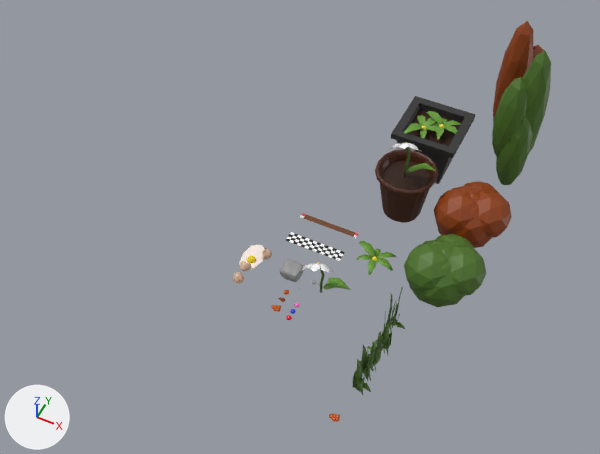
What one commit did to the Blender file art/environment.blend.
Rendered twice from a 50 mm lens placed at (83.2, -140.5, 202.1), pointed at (6.3, 13.4, 9.7). Lighting does not change. The marker at lower left points along +X, +Y and +Z.

Names of what the first picture shows: 'Cube.001', 'bush.001', 'bush.002', 'bush_long.001', 'bush_long.002', 'flower.002', 'grass_tuff.005', 'plant.001'.
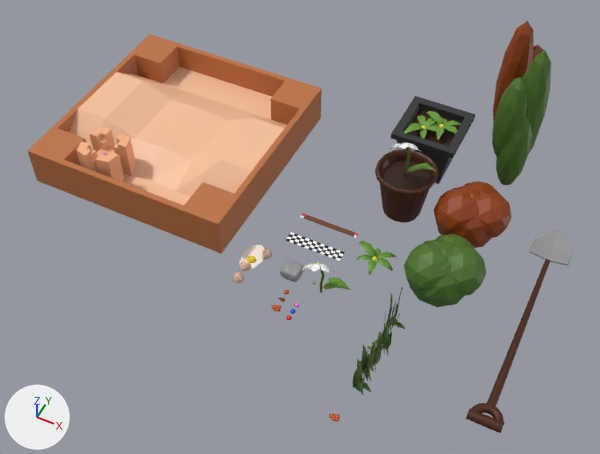
Commit message: sandbox sandcastle shovel

The change in detail:
Mesh me_cube_009 is new.
It has 235 vertices, 240 faces and spans x -0.2..14.18, y -13.41..0.97, z 18.07..31.4.
It uses material mat_palette256 (picture img_palette256_png).
Mesh me_cube_008 is new.
It has 219 vertices, 204 faces and spans x -36.4..36.4, y -36.4..36.4, z -4.3..9.7.
It uses material mat_palette256 (picture img_palette256_png).
Mesh me_cylinder is new.
It has 3478 vertices, 3410 faces, 4 loose edges and spans x -8.2..8.2, y -3.2..1.8, z -80.3..22.8.
It uses material mat_palette256 (picture img_palette256_png).
Object 'sand_castle' (ob_sand_castle) is new; it shows me_cube_009.
Its location is (-70.9, 17.0, -13.6).
Object 'sandbox' (ob_sandbox) is new; it shows me_cube_008.
Its location is (-51.2, 36.3, 4.2).
Object 'shovel' (ob_shovel) is new; it shows me_cylinder.
Its location is (78.4, -5.1, 2.8).
Its rotation in degrees is (90, 0, 0).
Its scale is (0.75, 0.75, 0.75).

Where the change shows, as pixel boxes (x1, y1, x2, y2) in the pictures (600 x 454 px):
'sandbox', added (beige): after (27, 34, 322, 254)
'shovel', added: after (466, 231, 573, 433)
'sand_castle', added (beige): after (77, 127, 136, 183)
